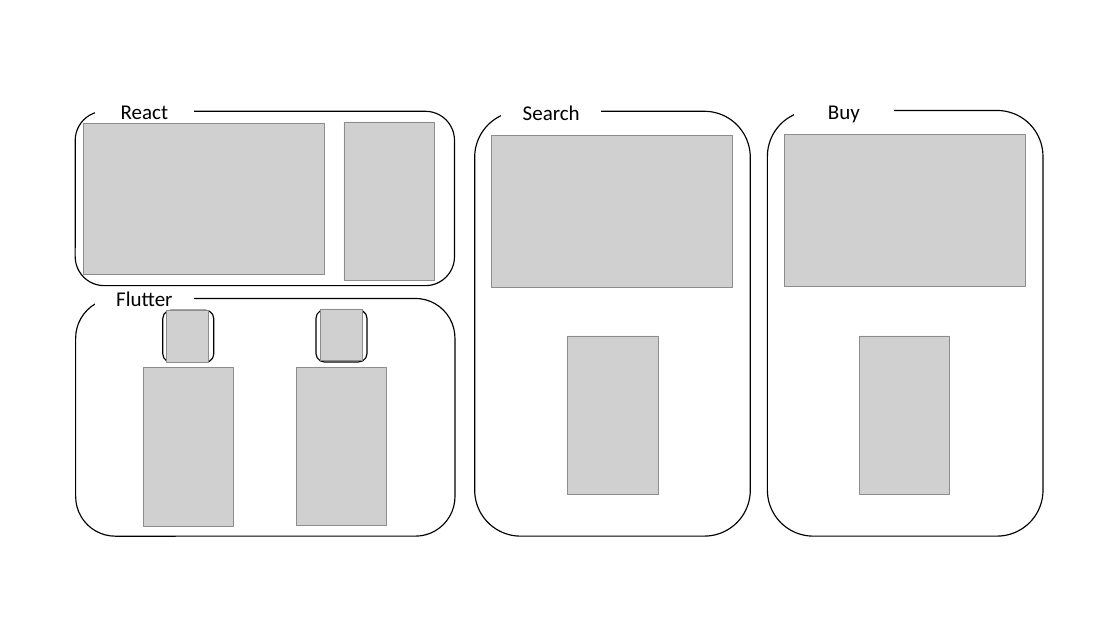
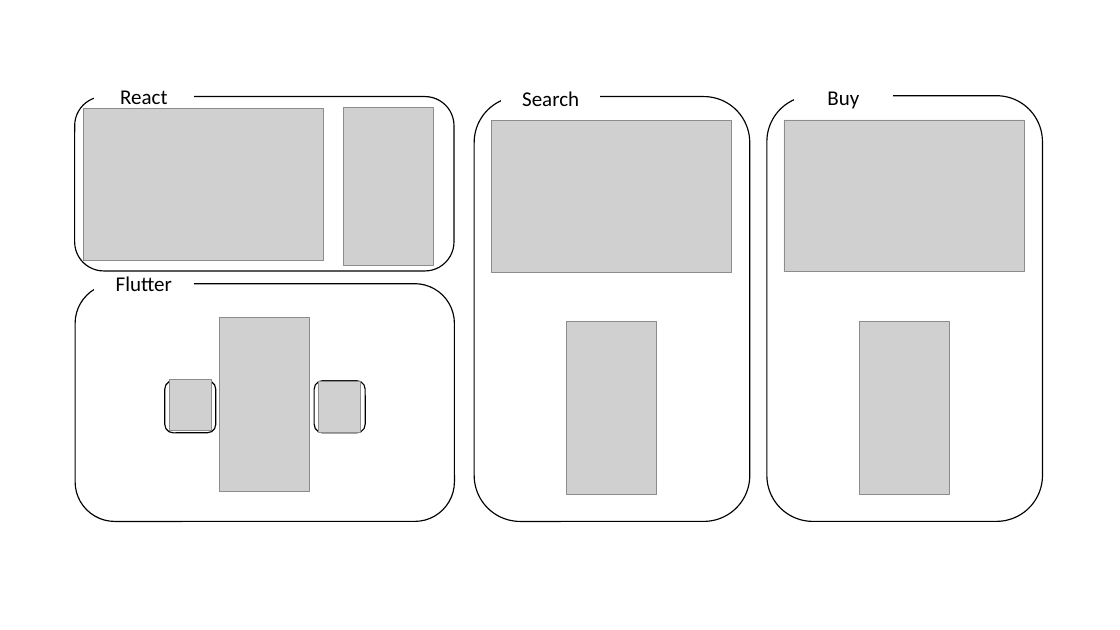
Before and after one commit to pszzang123/capstone2024, a slide deck: slide 1 of doc/책자/책자 이미지.pptx. Drawn at 1120x630 pixels with LibreOffice and Linux fonts; fonts in the diff are those of the drawing; grey boxes stand for pictures. Boxes give left, top, right and bottom in pixels: in the first picture for what was removed or moved away, otherwise in the second. Text is boxed around its words. In the diff, an @@ line names an element or a change of style, - is before the commit and + after.

```diff
--- a/doc/책자/책자 이미지.pptx
+++ b/doc/책자/책자 이미지.pptx
@@ 4 pictures, 4 rectangles, 4 rounded rectangles: place and size @@
-4 pictures, 4 rectangles, 4 rounded rectangles at [76,100,1044,537]
+4 pictures, 4 rectangles, 4 rounded rectangles at [75,86,1043,522]
@@ picture: place and size @@
-picture at [297,367,386,526]
+picture at [219,318,309,492]
@@ picture: place and size @@
-picture at [568,336,658,495]
+picture at [566,321,656,495]
@@ picture: place and size @@
-picture at [860,336,949,495]
+picture at [860,321,949,495]
@@ picture removed at [143,368,233,527] @@
@@ rounded rectangle: place and size @@
-rounded rectangle at [316,310,367,362]
+rounded rectangle at [165,381,216,433]
@@ picture: place and size @@
-picture at [320,309,362,360]
+picture at [169,380,211,431]
@@ rounded rectangle: place and size @@
-rounded rectangle at [163,310,214,362]
+rounded rectangle at [314,381,365,433]
@@ picture: place and size @@
-picture at [167,311,209,363]
+picture at [318,381,360,434]
```
Also in this commit, not shown: 6 other files.
